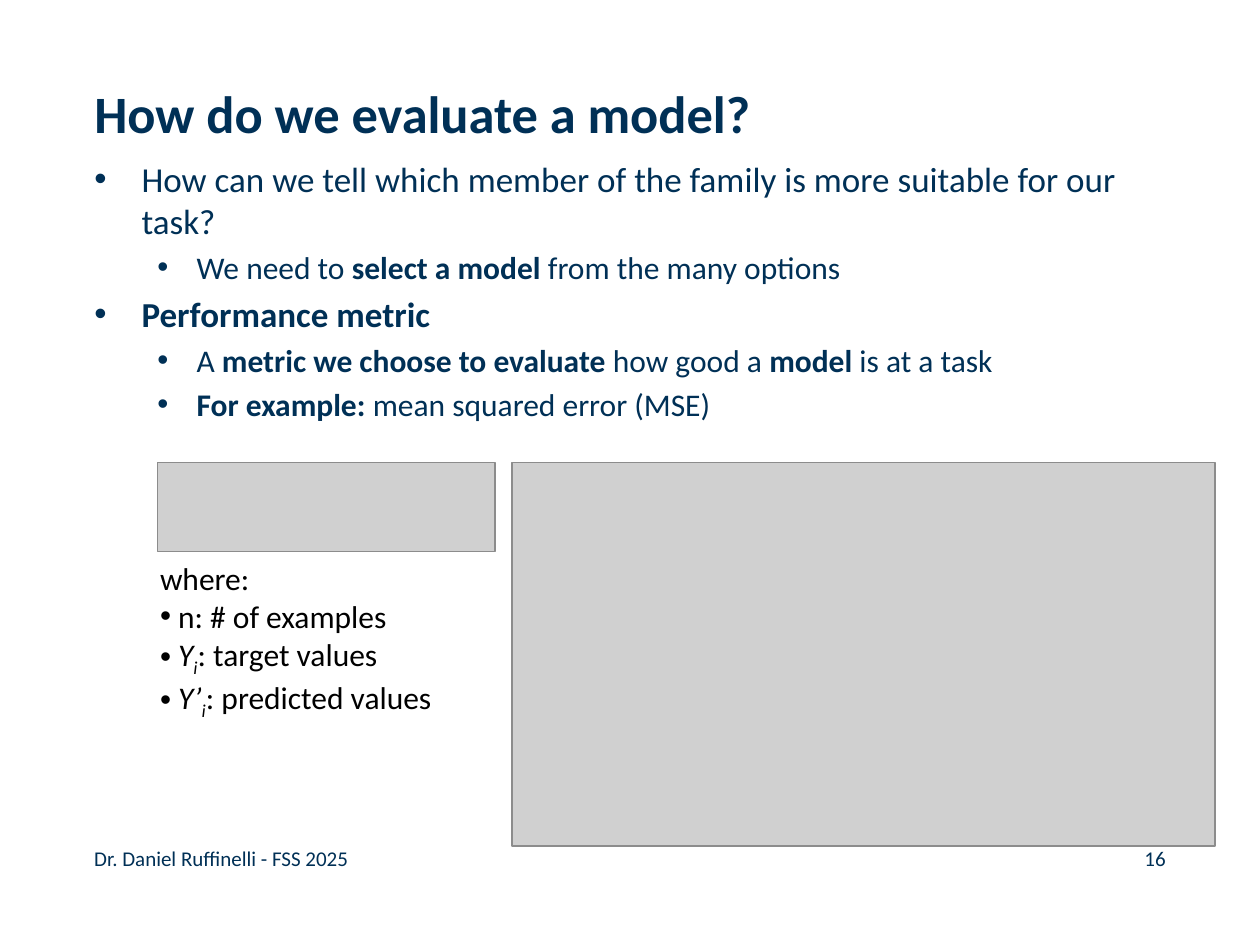
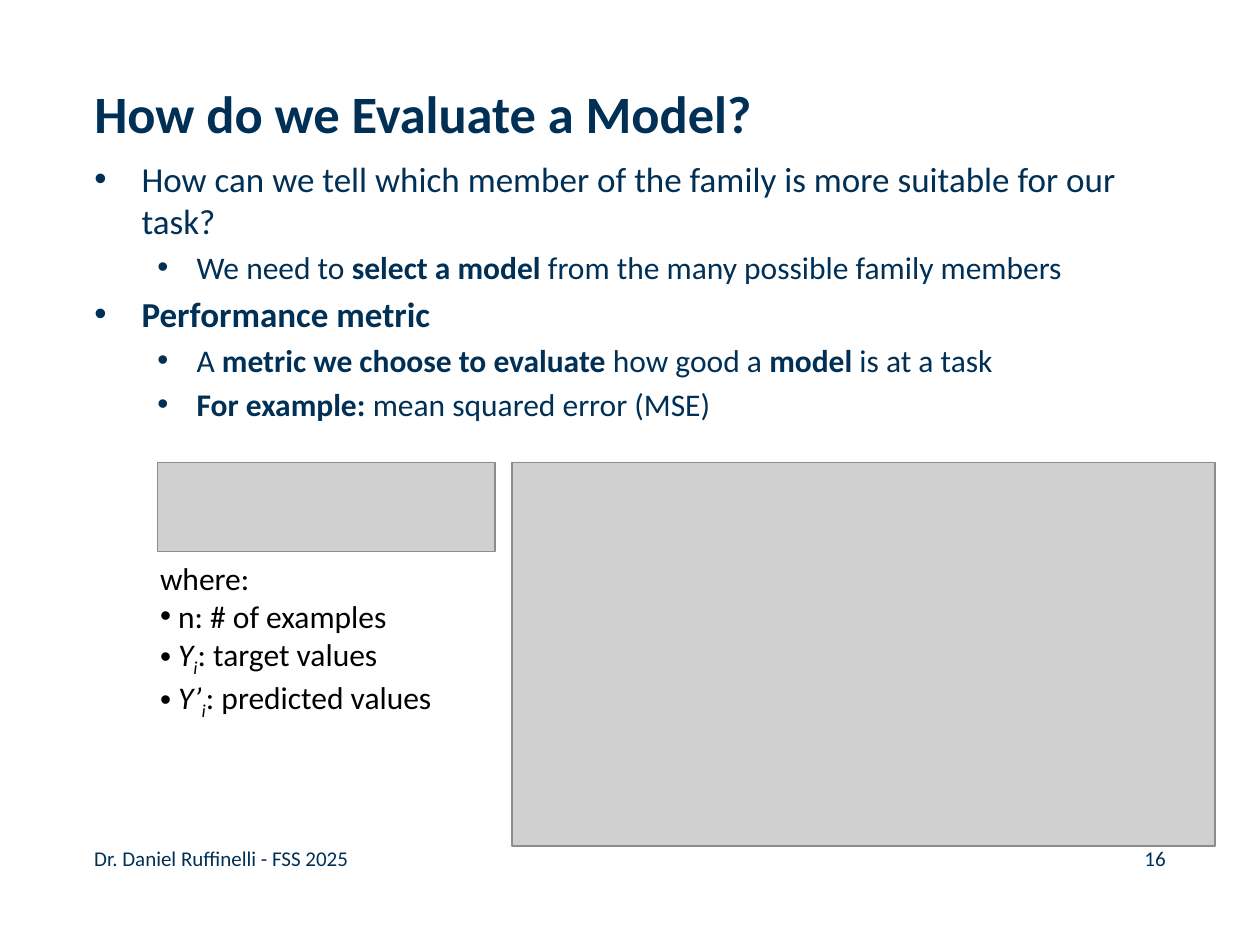
Before and after one commit to rufex2001/teaching_llms, a slide deck: slide 16 of lectures/02_ml_dl_word_embeddings/02_ml_dl_word_embeddings.pptx. Drawn at 1260x945 pixels with LibreOffice and Linux fonts; fonts in the diff are those of the drawing; grey boxes stand for pictures; background and template pictures are left out. Boxes give left, top, right and bottom in pixels: in the first picture for what was removed or moved away, otherwise in the second. Text is boxed around its words. In the diff, an @@ line names an element or a change of style, - is before the commit and + after.

```diff
--- a/lectures/02_ml_dl_word_embeddings/02_ml_dl_word_embeddings.pptx
+++ b/lectures/02_ml_dl_word_embeddings/02_ml_dl_word_embeddings.pptx
@@ title at bbox=[94, 96, 752, 134]: text changed @@
-How do we evaluate a model?
+How do we Evaluate a Model?
@@ text at bbox=[197, 257, 1062, 284]: text changed @@
-  • We need to select a model from the many options
+  • We need to select a model from the many possible family members
```
Also in this commit, not shown: 14 other slides changed, 1 other file.
